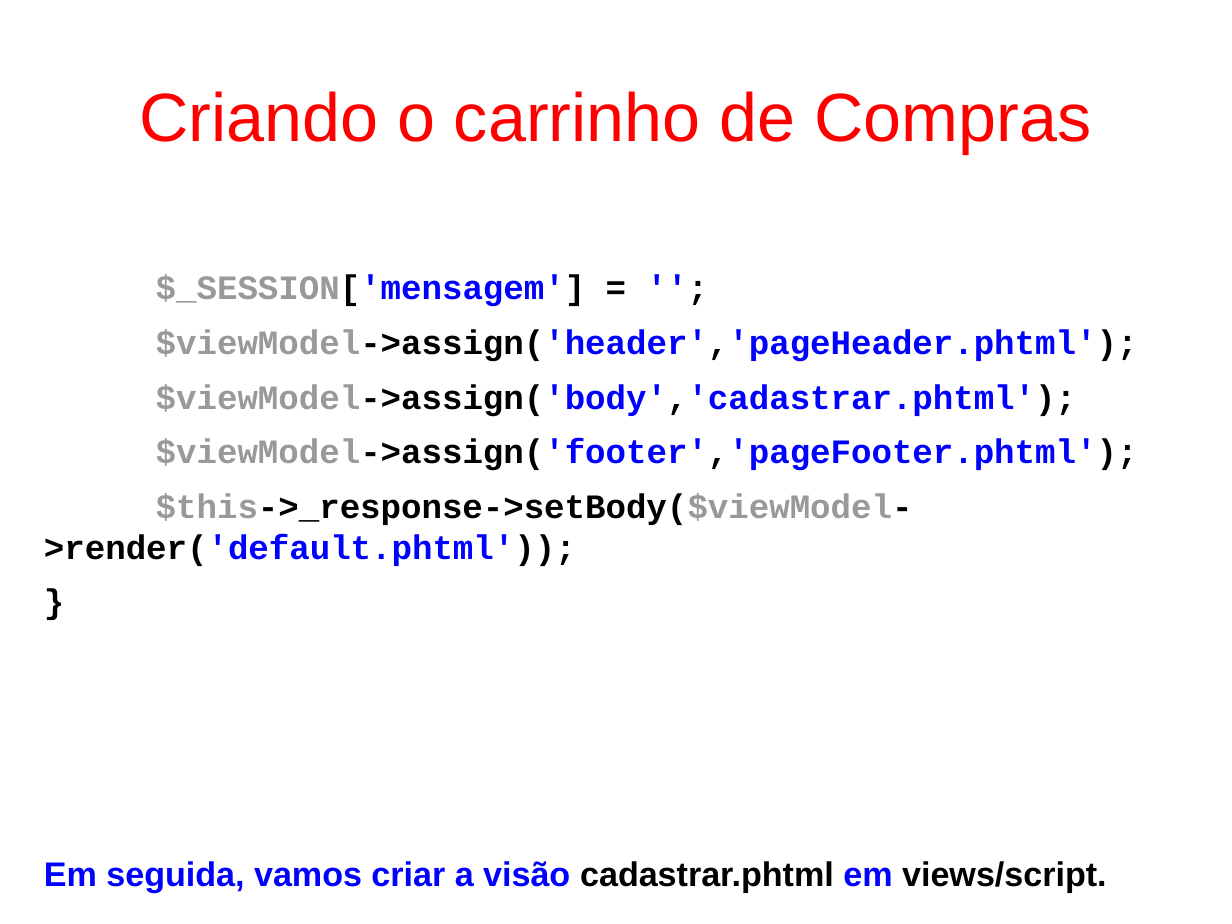
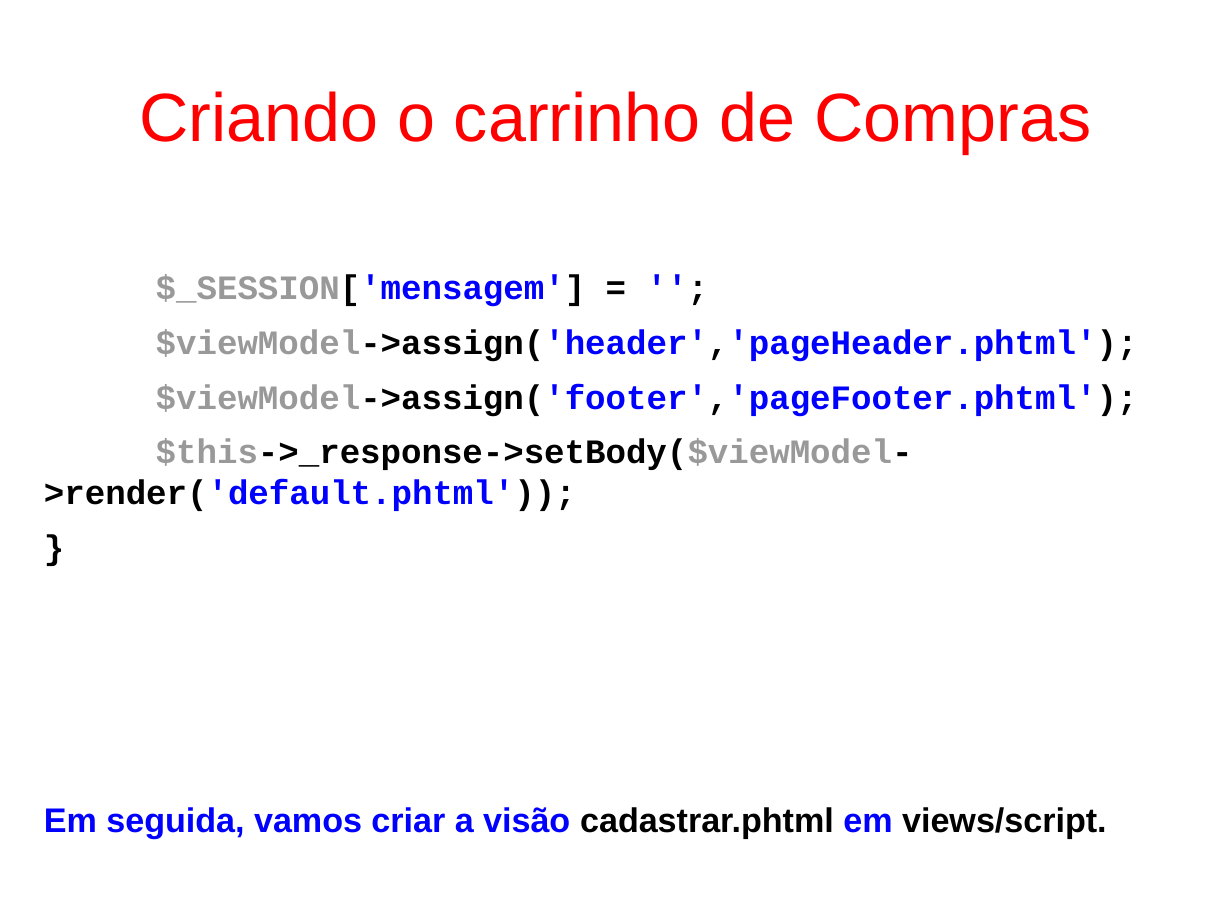
Before and after one commit to fgsl/lojasacme, a slide deck: slide 111 of docs/tutorial.odp. Drawn at 1232x924 pixels with LibreOffice and Linux fonts; fonts in the diff are those of the drawing. Boxes give left, top, right and bottom in pixels: in the first picture for what was removed or moved away, otherwise in the second. Text is boxed around its words. In the diff, an @@ line names an element or a change of style, - is before the commit and + after.

Commit message:
Remover atribuições da variável body #23

```diff
--- a/docs/tutorial.odp
+++ b/docs/tutorial.odp
@@ text at (x1=156, y1=384, x2=1076, y2=417): paragraph removed @@
-$viewModel->assign('body','cadastrar.phtml');
```
Also in this commit, not shown: 10 other slides changed.
